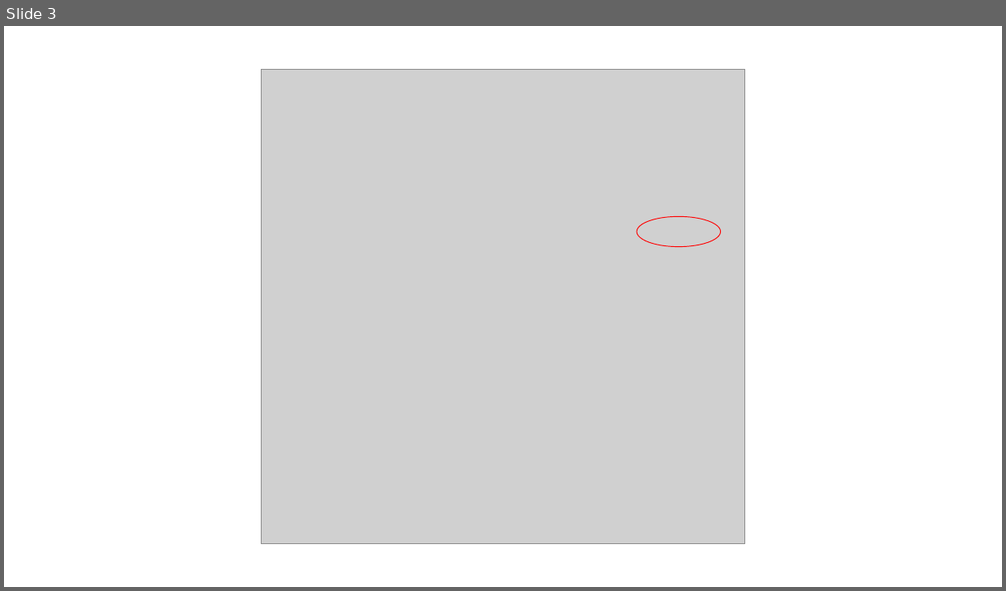
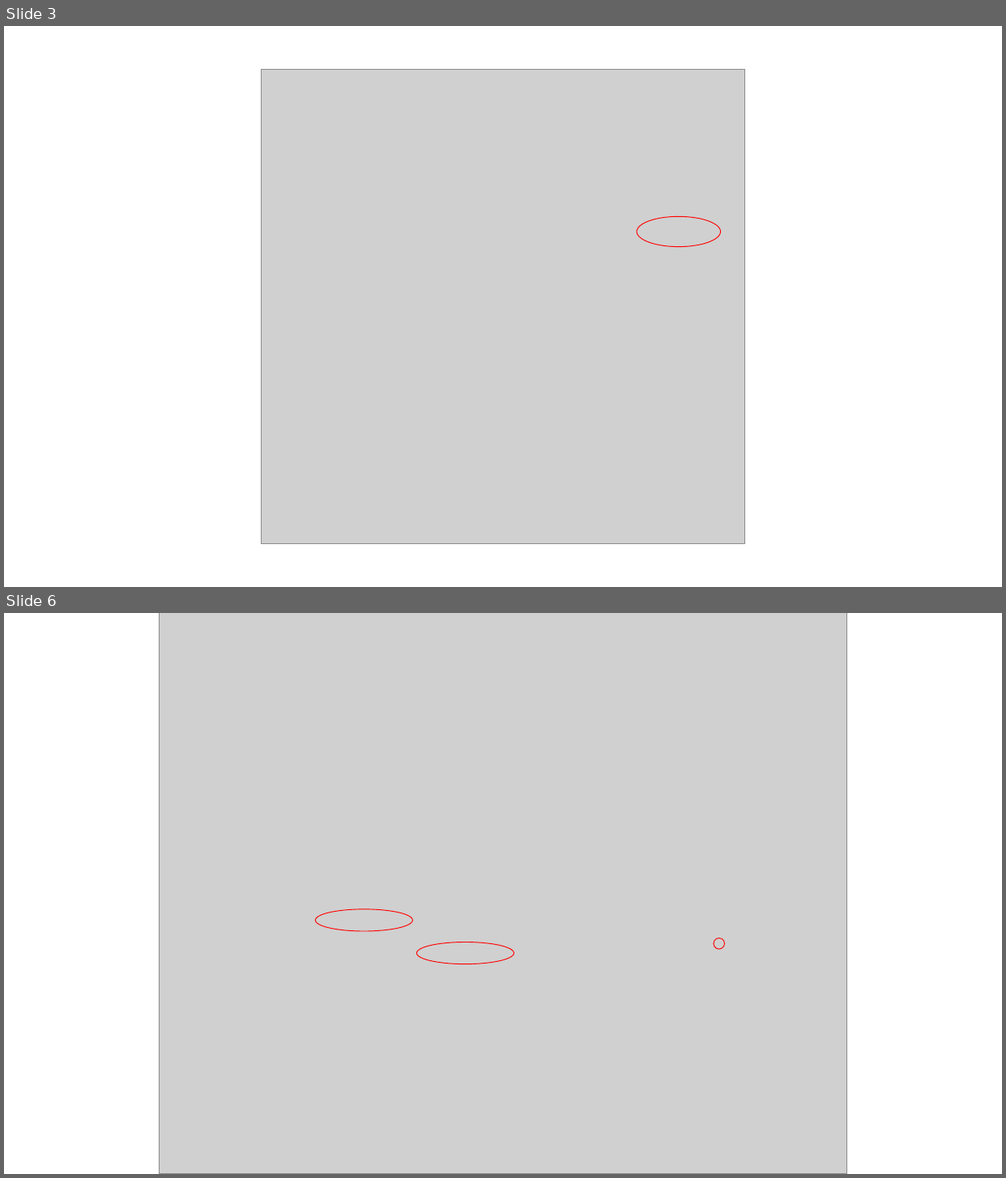
Before and after one commit to unibas-marcelluethi/software-engineering, a slide deck: docs/exercises/images/graphics.pptx. Shown one above the other, each under a label of ours: slide 3 before the commit, slides 3 and 6 after it; the slides between them are not shown. The pictures are 1006x591 and 1006x1178 pixels, drawn with LibreOffice and Linux fonts; fonts in the diff are those of the drawing; grey boxes stand for pictures. Boxes give left, top, right and bottom in pixels: in the first picture for what was removed or moved away, otherwise in the second. Text is boxed around its words. In the diff, an @@ line names an element or a change of style, - is before the commit and + after.

```diff
--- a/docs/exercises/images/graphics.pptx
+++ b/docs/exercises/images/graphics.pptx
@@ slide 6 added at (x1=4, y1=613, x2=1002, y2=1174), background #FFFFFF @@
@@ picture added at (x1=159, y1=613, x2=847, y2=1174) @@
@@ ellipse added at (x1=315, y1=909, x2=413, y2=931), outline #FF0000 0.75 pt @@
@@ ellipse added at (x1=416, y1=943, x2=513, y2=964), outline #FF0000 0.75 pt @@
@@ ellipse added at (x1=714, y1=939, x2=725, y2=950), outline #FF0000 0.75 pt @@
```
Also in this commit, not shown: 1 slide changed, 2 other slides added, 3 other files.
